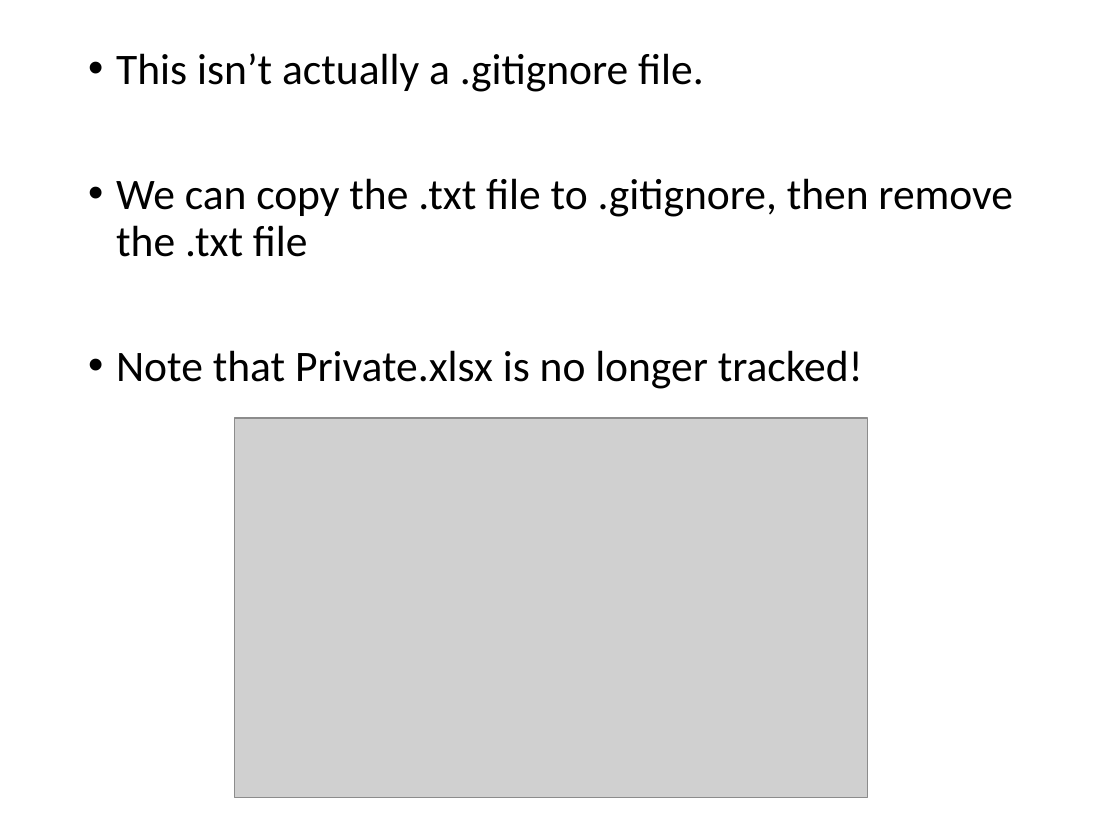
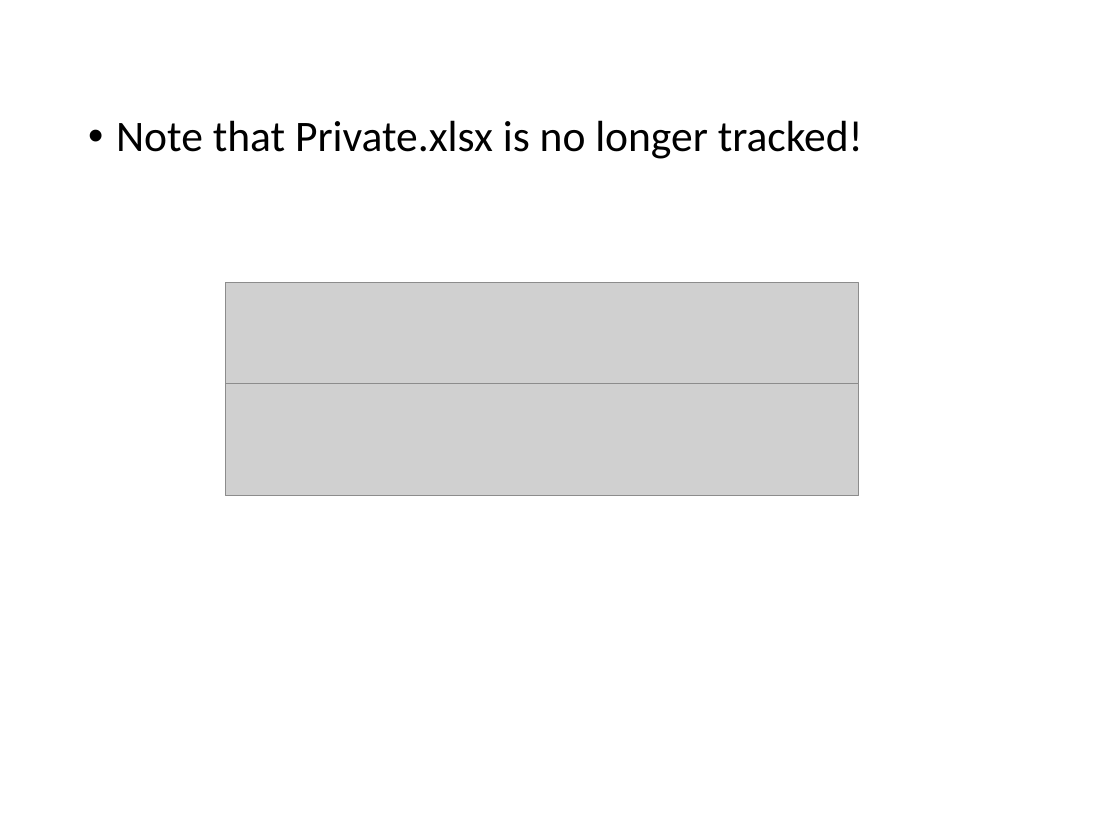
Before and after one commit to WINSTATS-REU/Materials, a slide deck: slide 23 of GitMaterials/3-RemoteRepos.pptx (slide 21 before the commit). Drawn at 1120x840 pixels with LibreOffice and Linux fonts; fonts in the diff are those of the drawing; grey boxes stand for pictures. Boxes give left, top, right and bottom in pixels: in the first picture for what was removed or moved away, otherwise in the second. Text is boxed around its words. In the diff, an @@ line names an element or a change of style, - is before the commit and + after.

```diff
--- a/GitMaterials/3-RemoteRepos.pptx
+++ b/GitMaterials/3-RemoteRepos.pptx
@@ text at (116,53,1013,257): paragraphs removed @@
-• This isn’t actually a .gitignore file.
-• We can copy the .txt file to .gitignore, then remove the .txt file
@@ picture: place and size @@
-picture at (234,418,868,797)
+picture at (225,283,859,384)
@@ picture added at (225,383,859,495) @@
```
Also in this commit, not shown: 4 other slides changed, 3 slides added, 1 slide removed, 1 other file.
